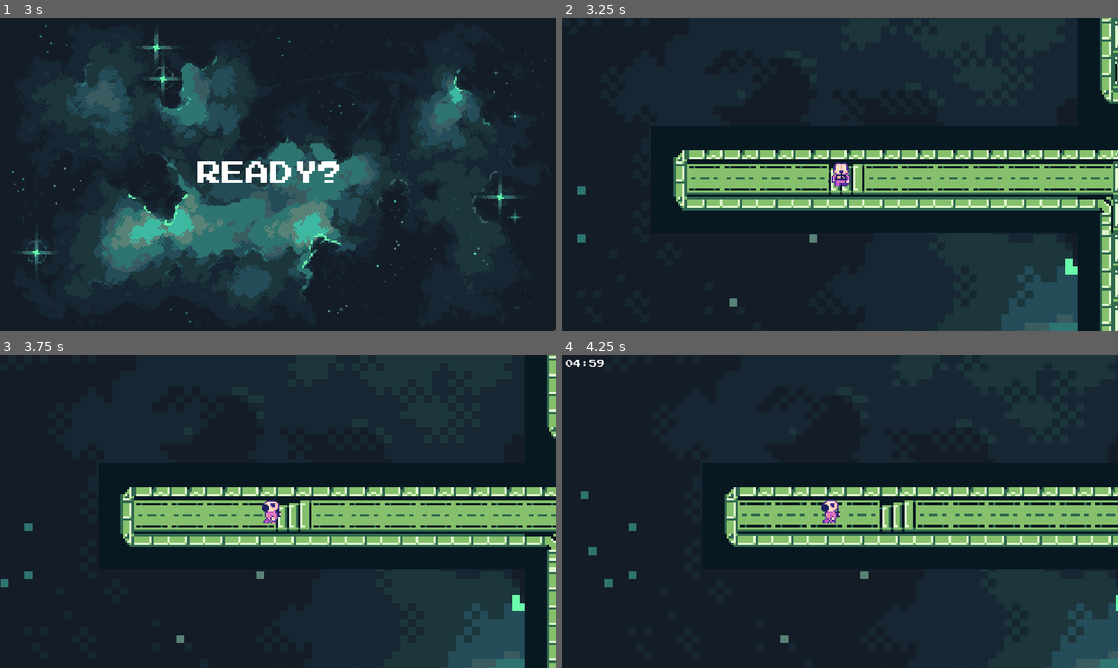
Above: before the commit, frames 1-4 (two rows, left to right).
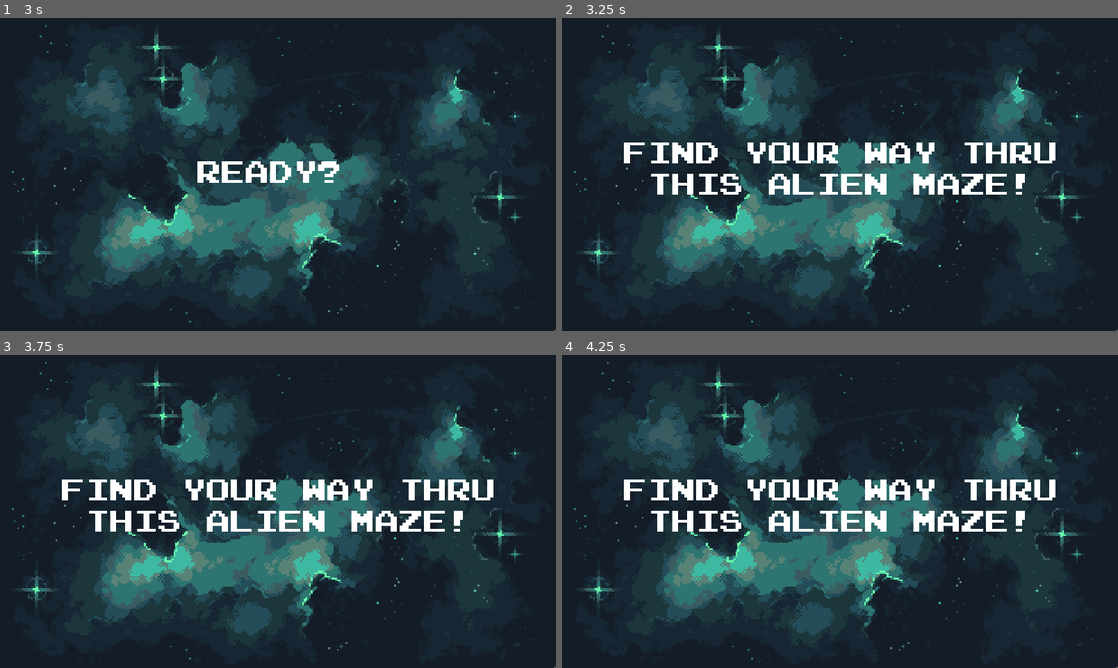
Above: after the commit, the same moments.

Repository: M-a-b-e-l/CISC2540---2D-Game-group-6
Game: Godot game, scene res://Scenes/MazeGame2.tscn
The game is run twice, just before and just after one commit, with the same random seed, the same clock (stepped at 60 frames per second) and the same inputs. This scene is started directly instead of the project's main scene.
Inputs (mouse positions are in pixels of both pictures, inside the frame that each line leads up to):
- Up to frame 1 (3 s): tap Enter at 0.5, 2 s; move the mouse to (400, 158) at 0.52 s; hold Right (ui_right) 0.53-1.28 s; click (400, 158) at 0.6 s; tap Space at 1.25, 2.75 s; move the mouse to (166, 190) at 1.27 s; hold Down (ui_down) 1.28-2.03 s; click (166, 190) at 1.35 s; move the mouse to (333, 105) at 2.02 s; hold Right (ui_right) 2.03-2.78 s; click (333, 105) at 2.1 s; move the mouse to (250, 237) at 2.77 s; hold Up (ui_up) from 2.78 s (still down); click (250, 237) at 2.85 s
- Up to frame 2 (3.25 s): keep holding Up (ui_up)
- Up to frame 3 (3.75 s): move the mouse to (444, 558) at 3.52 s; release Up (ui_up) at 3.53 s; hold Left (ui_left) from 3.53 s (still down); click (444, 558) at 3.6 s
- Up to frame 4 (4.25 s): keep holding Left (ui_left)

Frame 1 is identical in both runs. In frame 2, 45% of the frame differs, in the area x 2-100%, y 0-100%; in frame 3, 44%; in frame 4, 43%.

Commit message:
finished maze game for now

Diff:
--- a/group_6_2d_game/Scenes/MatchingGame1.tscn
+++ b/group_6_2d_game/Scenes/MatchingGame1.tscn
@@ -24,6 +24,7 @@
 [node name="BackgroundMusic" type="AudioStreamPlayer" parent="."]
 stream = ExtResource("3_rjqys")
 volume_db = -30.0
+parameters/looping = true
 
 [node name="Background" type="Sprite2D" parent="."]
 position = Vector2(576, 324)
--- a/group_6_2d_game/Scenes/MazeGame2.tscn
+++ b/group_6_2d_game/Scenes/MazeGame2.tscn
@@ -311,6 +311,19 @@
 position_smoothing_enabled = true
 position_smoothing_speed = 4.0
 
+[node name="InstructionLabel" type="Label" parent="."]
+visible = false
+z_index = 1
+offset_left = 122.0
+offset_top = 245.0
+offset_right = 1942.0
+offset_bottom = 500.0
+scale = Vector2(0.5, 0.5)
+theme_override_fonts/font = ExtResource("3_wod7a")
+theme_override_font_sizes/font_size = 100
+text = "Find your way thru
+ this alien maze!"
+
 [node name="ReadyLabel" type="Label" parent="."]
 visible = false
 offset_left = 403.0
@@ -352,6 +365,17 @@
 theme_override_fonts/font = ExtResource("3_wod7a")
 text = "Dead End!"
 
+[node name="TimeUpLabel" type="Label" parent="GameOverContainer"]
+z_index = 2
+offset_left = 250.0
+offset_top = 220.0
+offset_right = 410.0
+offset_bottom = 243.0
+scale = Vector2(4, 4)
+theme_override_colors/font_color = Color(0.980392, 0, 0, 1)
+theme_override_fonts/font = ExtResource("3_wod7a")
+text = "time's up!"
+
 [node name="RetryButton" type="Button" parent="GameOverContainer"]
 layout_mode = 0
 offset_left = 321.0
--- a/group_6_2d_game/Scenes/how_to_play_scene.tscn
+++ b/group_6_2d_game/Scenes/how_to_play_scene.tscn
@@ -10,6 +10,7 @@
 [ext_resource type="Texture2D" uid="uid://dg5sryyl4egq3" path="res://Assets/normalSound.png" id="8_a4ygj"]
 [ext_resource type="Texture2D" uid="uid://cexgmfylam0wu" path="res://Assets/mutedSound.png" id="9_7sns6"]
 [ext_resource type="Script" path="res://Scripts/toggle_sound.gd" id="10_eprmo"]
+[ext_resource type="Texture2D" uid="uid://cm576sv3s3wb7" path="res://Assets/5433740.png" id="11_a8y5f"]
 
 [sub_resource type="AtlasTexture" id="AtlasTexture_ayvck"]
 atlas = ExtResource("2_07q2x")
@@ -194,18 +195,18 @@
 anchors_preset = 5
 anchor_left = 0.5
 anchor_right = 0.5
-offset_left = -187.0
+offset_left = -471.0
 offset_top = 403.0
-offset_right = 87.0
+offset_right = -335.0
 offset_bottom = 436.0
 grow_horizontal = 2
 scale = Vector2(1.2, 1.2)
 theme_override_fonts/font = ExtResource("5_euot5")
 theme_override_font_sizes/font_size = 15
-text = "Movement"
+text = "Movement:"
 
 [node name="Kisspng-computer-keyboard-vector-graphics-arrow-keys-royal-тетрис-5b663b6d2d5486_8668868915334265411857" type="Sprite2D" parent="Label2"]
-position = Vector2(312.5, 9.16666)
+position = Vector2(248.333, 2.49999)
 scale = Vector2(0.333333, 0.333333)
 texture = ExtResource("7_u5mwy")
 
@@ -272,5 +273,25 @@
 texture_pressed = ExtResource("9_7sns6")
 script = ExtResource("10_eprmo")
 
+[node name="Label5" type="Label" parent="."]
+layout_mode = 1
+anchors_preset = 5
+anchor_left = 0.5
+anchor_right = 0.5
+offset_left = 6.0
+offset_top = 403.0
+offset_right = 209.0
+offset_bottom = 436.0
+grow_horizontal = 2
+scale = Vector2(1.2, 1.2)
+theme_override_fonts/font = ExtResource("5_euot5")
+theme_override_font_sizes/font_size = 15
+text = "To run, hold:"
+
+[node name="Sprite2D" type="Sprite2D" parent="Label5"]
+position = Vector2(318.333, 10.8333)
+scale = Vector2(0.4, 0.4)
+texture = ExtResource("11_a8y5f")
+
 [connection signal="pressed" from="VBoxContainer/Back to Main" to="." method="_on_back_to_main_pressed"]
 [connection signal="pressed" from="ToggleSound" to="ToggleSound" method="_on_pressed"]
--- a/group_6_2d_game/Scripts/MazeGame2.gd
+++ b/group_6_2d_game/Scripts/MazeGame2.gd
@@ -35,7 +35,7 @@
 
 	# Hide all nodes except AudioStreamPlayer nodes, Background, and ReadyLabel
 	for child in get_children():
-		if not (child is AudioStreamPlayer or child.name == "ReadyLabel" or child.name == "Background"):
+		if not (child is AudioStreamPlayer or child.name == "ReadyLabel" or child.name == "Background" or child.name == "InstructionLabel"):
 			child.visible = false
 
 	# Show only ReadyLabel
@@ -71,11 +71,29 @@
 	# Wait for 3 seconds before starting the game
 	await get_tree().create_timer(3.0).timeout
 
+				# Show InstructionLabel for 5 seconds after ReadyLabel
+	var instruction_label = $InstructionLabel
+	if instruction_label:
+		instruction_label.visible = false  # Initially hidden
+		instruction_label.visible = true  # Show the InstructionLabel
+
+	if ready_label:
+		ready_label.visible = false
+
+	await get_tree().create_timer(5.0).timeout  # Wait for 5 seconds
+
 	# Start the game after the countdown
 	start_game()
 
 func start_game():
-	# Hide the ReadyLabel
+
+	# Hide the InstructionLabel at the start of the game
+	var instruction_label = $InstructionLabel
+	if instruction_label:
+		instruction_label.visible = false
+		instruction_label.z_index = -1  # Set z-index to -1
+
+		# Hide the ReadyLabel
 	var ready_label = $ReadyLabel
 	if ready_label:
 		ready_label.visible = false
@@ -161,7 +179,6 @@
 
 		# Reset camera to Game Over view if necessary
 		if camera:
-			camera.position = Vector2(0, 0)  # Center camera for Game Over view
 			camera.zoom = Vector2(1, 1)  # Zoomed out view
 			camera.limit_left = 100      # Adjust these values
 			camera.limit_right = 1152     # to match your maze boundaries
@@ -206,10 +223,12 @@
 			var retry_button = game_over_container.get_node("RetryButton")
 			var main_menu_button = game_over_container.get_node("MainMenuButton")
 			var game_over_label = game_over_container.get_node("DeadEndLabel")
+			var time_up_label = game_over_container.get_node("TimeUpLabel")
 
 			retry_button.visible = true
 			main_menu_button.visible = true
 			game_over_label.visible = true
+			time_up_label.visible = false
 
 			# Connect button signals if not already connected
 			if !retry_button.is_connected("pressed", Callable(self, "_on_retry_pressed")):
@@ -219,12 +238,11 @@
 
 		# Reset camera settings to show everything
 		if camera:
-			camera.position = Vector2(0, 0)  # Center the camera
-			camera.zoom = Vector2(1, 1)  # Set zoom level to show everything
-			camera.limit_left = 0
-			camera.limit_right = 1600  # Adjust according to your scene width
-			camera.limit_top = 0
-			camera.limit_bottom = 800  # Adjust according to your scene height
+			camera.zoom = Vector2(1, 1)  # Zoomed out view
+			camera.limit_left = 100      # Adjust these values
+			camera.limit_right = 1152     # to match your maze boundaries
+			camera.limit_top = 0       # and prevent seeing grey space
+			camera.limit_bottom = 600
 			camera.make_current()  # Ensure this camera is the current one
 
 # Function to reset the minigame
@@ -235,6 +253,12 @@
 # Function to go to the main menu
 func _on_main_menu_pressed() -> void:
 	print("Going to Main Menu...")
+
+	# Play autoload music immediately
+	if autoloader_music:
+		autoloader_music.play()
+		print("Playing autoloader music")
+
 	get_tree().change_scene_to_file("res://Scenes/MainMenu.tscn")  # Change to main menu scene
 
 # Countdown timer tick function
@@ -261,27 +285,39 @@
 	if game_timer:
 		game_timer.stop()
 
-	# Hide everything except GameOverContainer and AudioStreamPlayer nodes
-	for child in get_children():
-		if not (child is AudioStreamPlayer or child.name == "GameOverContainer"):
-			child.visible = false
-
-	# Show Game Over container
-	var game_over_container = $GameOverContainer
-	if game_over_container:
-		game_over_container.visible = true
-
-	# Optionally, you can connect the signals to retry or go to the main menu again
-	var retry_button = game_over_container.get_node("RetryButton")
-	var main_menu_button = game_over_container.get_node("MainMenuButton")
-
-	if !retry_button.is_connected("pressed", Callable(self, "_on_retry_pressed")):
-		retry_button.pressed.connect(Callable(self, "_on_retry_pressed"))
-	if !main_menu_button.is_connected("pressed", Callable(self, "_on_main_menu_pressed")):
-		main_menu_button.pressed.connect(Callable(self, "_on_main_menu_pressed"))
-
-	# Reset camera to Game Over view if necessary
-	if camera:
-		camera.position = Vector2(0, 0)  # Center camera for Game Over view
-		camera.zoom = Vector2(1, 1)  # Reset zoom to default
-		camera.make_current()  # Ensure this camera is the current one
+		# Hide everything except background and GameOverContainer
+		for child in get_children():
+			if child is Node2D or child is Control:
+				if not (child is AudioStreamPlayer or child.name == "Background" or child.name == "GameOverContainer"):
+					child.visible = false
+
+		# Show GameOverContainer and its buttons
+		var game_over_container = $GameOverContainer
+		if game_over_container:
+			game_over_container.visible = true
+
+			# Show retry and main menu buttons
+			var retry_button = game_over_container.get_node("RetryButton")
+			var main_menu_button = game_over_container.get_node("MainMenuButton")
+			var game_over_label = game_over_container.get_node("DeadEndLabel")
+			var time_up_label = game_over_container.get_node("TimeUpLabel")
+
+			retry_button.visible = true
+			main_menu_button.visible = true
+			game_over_label.visible = false
+			time_up_label.visible = true
+
+			# Connect button signals if not already connected
+			if !retry_button.is_connected("pressed", Callable(self, "_on_retry_pressed")):
+				retry_button.pressed.connect(Callable(self, "_on_retry_pressed"))
+			if !main_menu_button.is_connected("pressed", Callable(self, "_on_main_menu_pressed")):
+				main_menu_button.pressed.connect(Callable(self, "_on_main_menu_pressed"))
+
+		# Reset camera settings to show everything
+		if camera:
+			camera.zoom = Vector2(1, 1)  # Zoomed out view
+			camera.limit_left = 100      # Adjust these values
+			camera.limit_right = 1152     # to match your maze boundaries
+			camera.limit_top = 0       # and prevent seeing grey space
+			camera.limit_bottom = 600
+			camera.make_current()  # Ensure this camera is the current one
--- a/group_6_2d_game/Scripts/PatternManager.gd
+++ b/group_6_2d_game/Scripts/PatternManager.gd
@@ -19,7 +19,6 @@
 @onready var game_over_label = get_node("GameOverContainer/GameOverLabel")
 @onready var result_label = get_node("GameOverContainer/ResultLabel")
 @onready var game1_beat = get_node("Game1Beat")
-@onready var minigame1_collision = get_node("Minigame1")
 
 # Variables
 var current_pattern = []
--- a/group_6_2d_game/Scripts/main_scene.gd
+++ b/group_6_2d_game/Scripts/main_scene.gd
@@ -1,7 +1,7 @@
 extends Node2D
 
 func _ready():
-	var minigame1_collision = get_node("Minigame1/Area2D/CollisionShape2D")  # Ensure this path is correct
+	var minigame1_collision = get_node("Minigames/Minigame1/Area2D/CollisionShape2D")  # Ensure this path is correct
 	if minigame1_collision:
 		# Use set_disabled method to disable the CollisionShape2D
 		minigame1_collision.set_disabled(GlobalState.daBool)
Binary file added: group_6_2d_game/Assets/5433740.png
Not shown, added: group_6_2d_game/Assets/5433740.png.import
Not shown: 1 places in group_6_2d_game/Scenes/how_to_play_scene.tscn that only renumber resources
